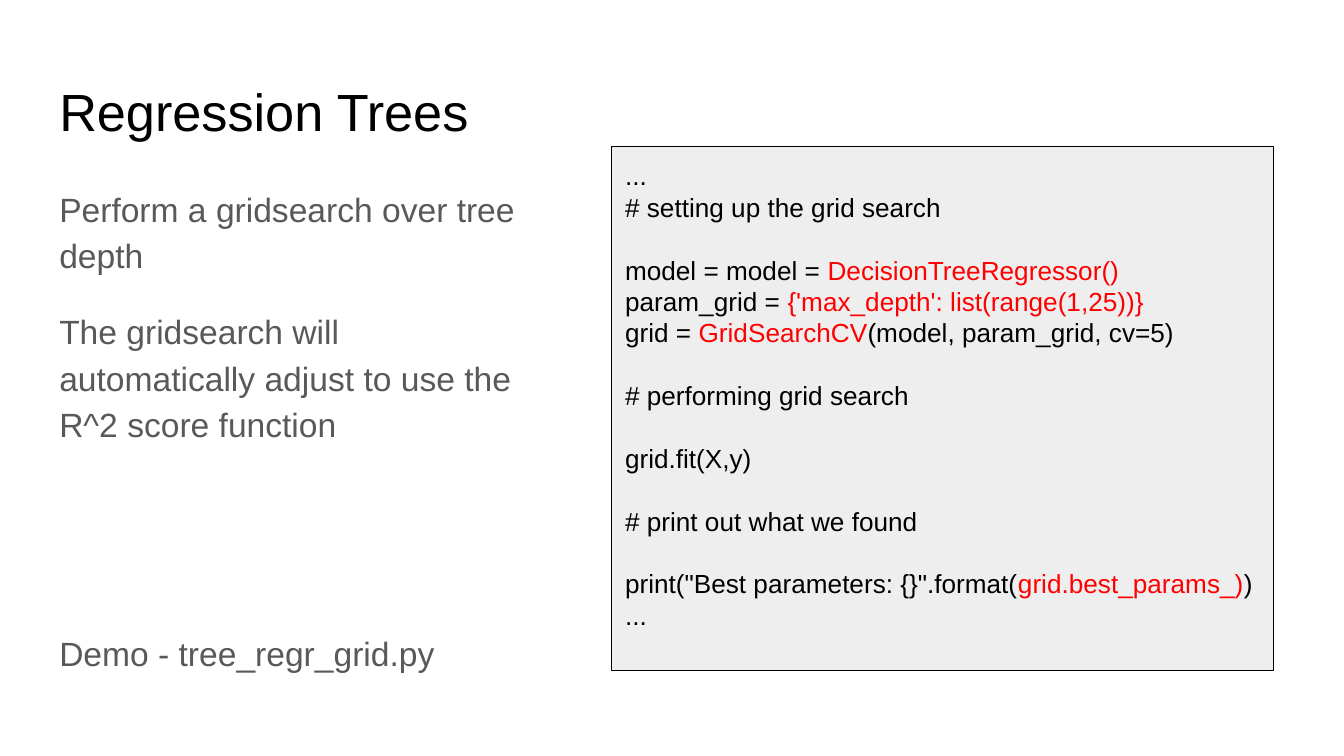
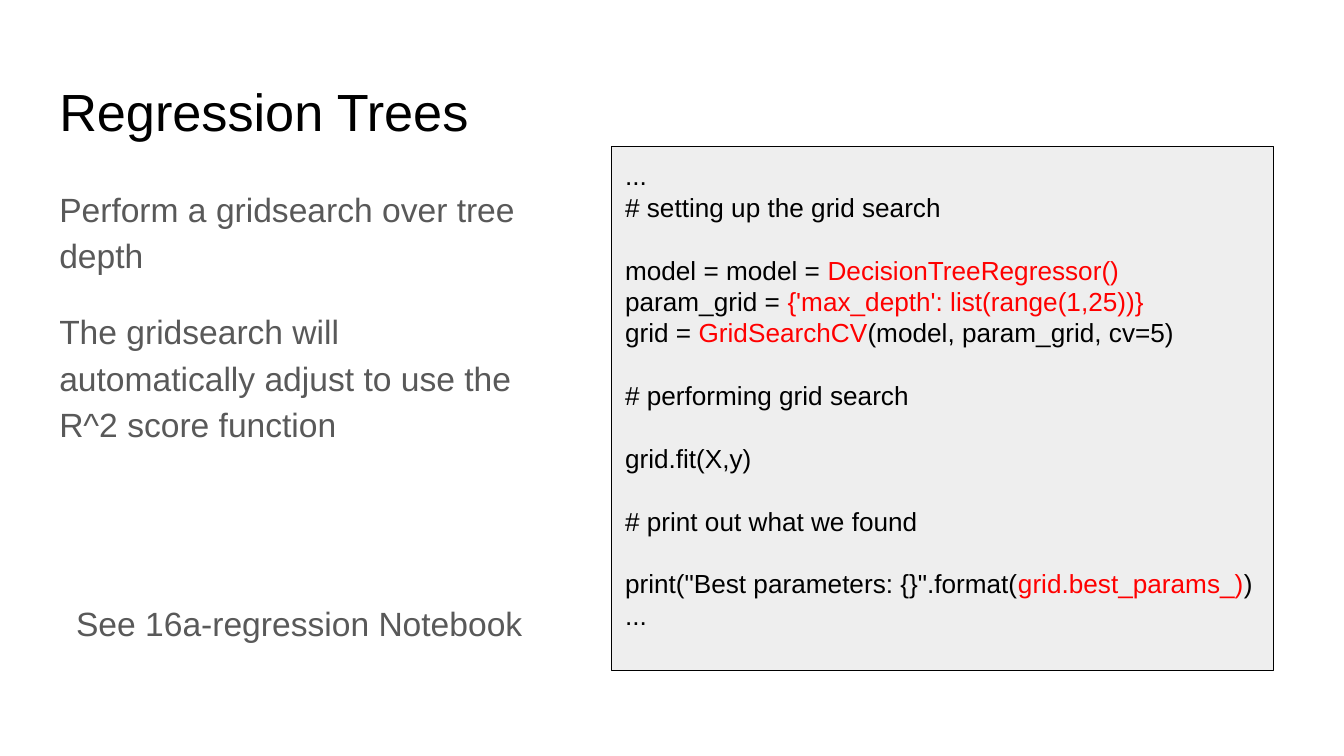
Before and after one commit to lutzhamel/CSC310, a slide deck: slide 11 of 16-regression.pptx. Drawn at 1344x756 pixels with LibreOffice and Linux fonts; fonts in the diff are those of the drawing. Boxes give left, top, right and bottom in pixels: in the first picture for what was removed or moved away, otherwise in the second. Text is boxed around its words. In the diff, an @@ line names an element or a change of style, - is before the commit and + after.

```diff
--- a/16-regression.pptx
+++ b/16-regression.pptx
@@ text at [76, 611, 523, 642]: text changed @@
-Demo - tree_regr_grid.py
+See 16a-regression Notebook
```
Also in this commit, not shown: 3 other slides changed, 1 other file.
